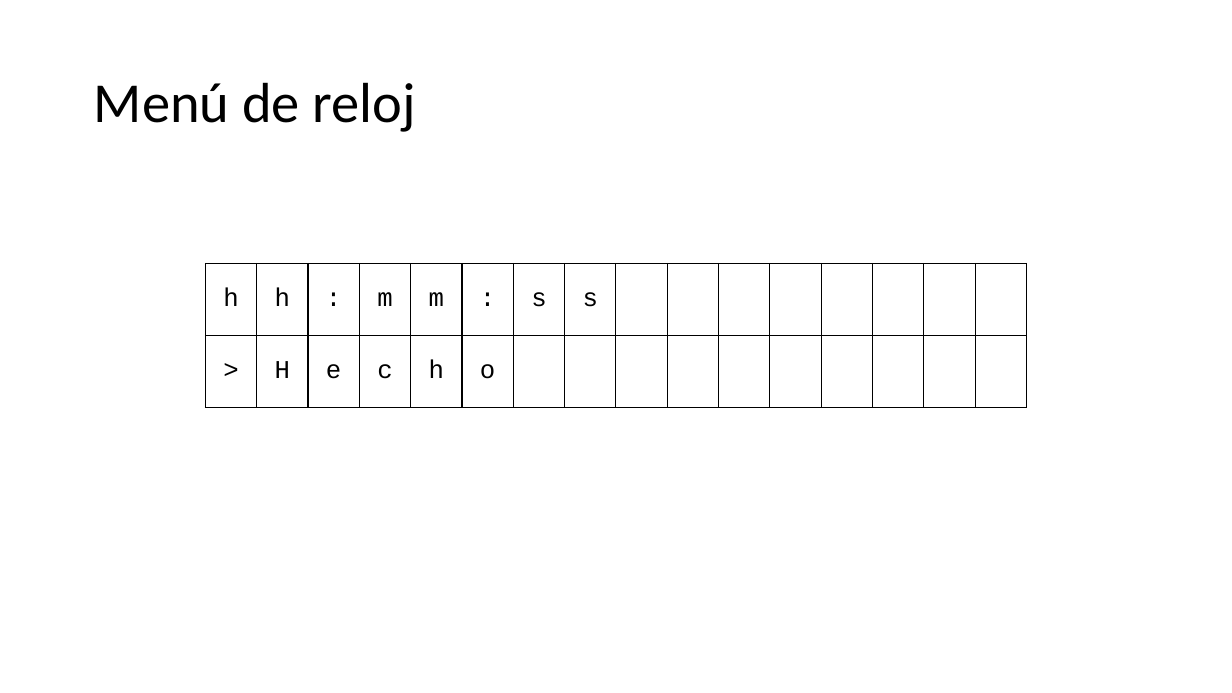
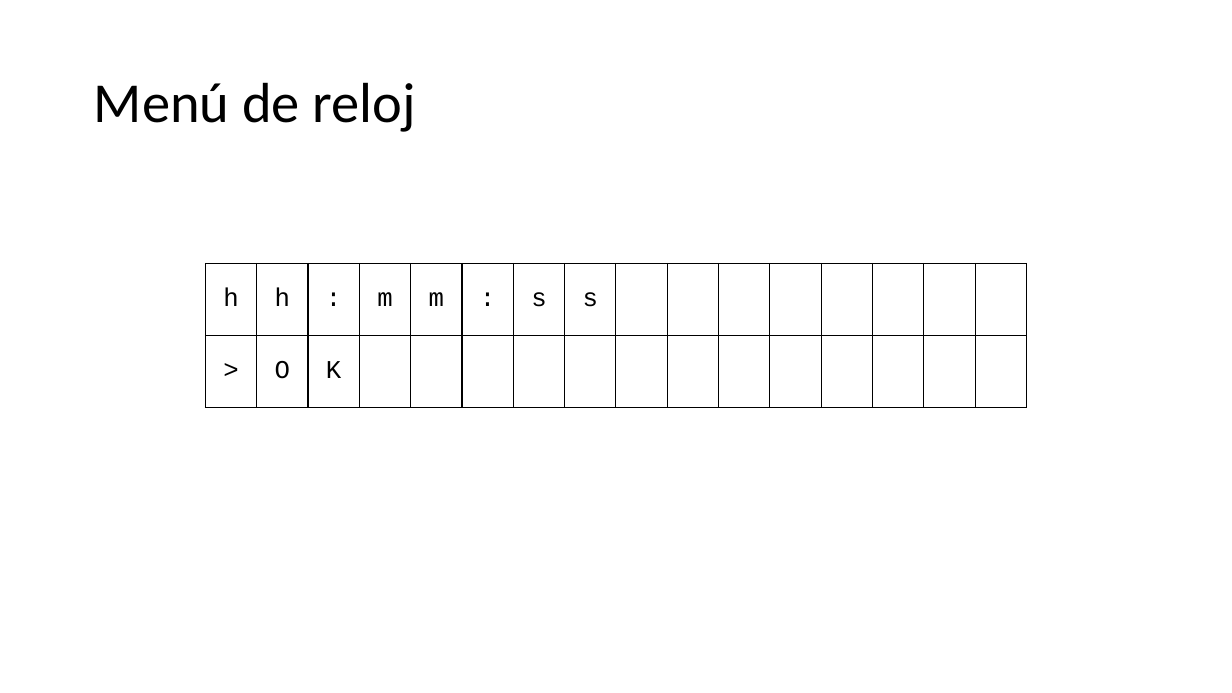
Before and after one commit to JaviHorta/firmware, a slide deck: slide 2 of menus sistema de alarma.pptx. Drawn at 1232x693 pixels with LibreOffice and Linux fonts; fonts in the diff are those of the drawing. Boxes give left, top, right and bottom in pixels: in the first picture for what was removed or moved away, otherwise in the second. Text is boxed around its words. In the diff, an @@ line names an element or a change of style, - is before the commit and + after.

```diff
--- a/menus sistema de alarma.pptx
+++ b/menus sistema de alarma.pptx
@@ table at [205, 263, 1033, 408] @@
-row 2: > | H | e | c | h | o |  |  |  |  |  |  |  |  |  | 
+row 2: > | O | K |  |  |  |  |  |  |  |  |  |  |  |  | 
```
Also in this commit, not shown: 7 other slides changed, 2 slides added, 1 other file.
